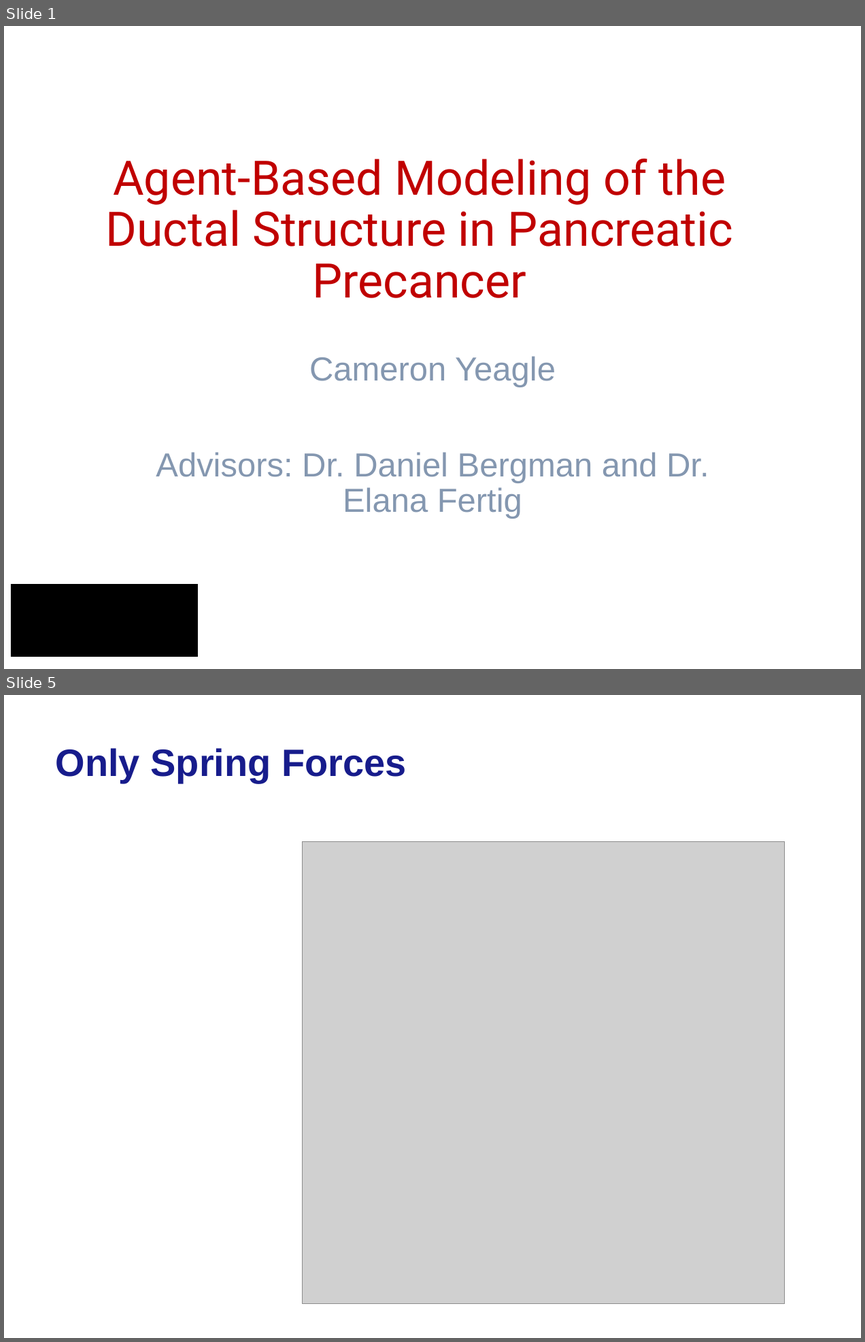
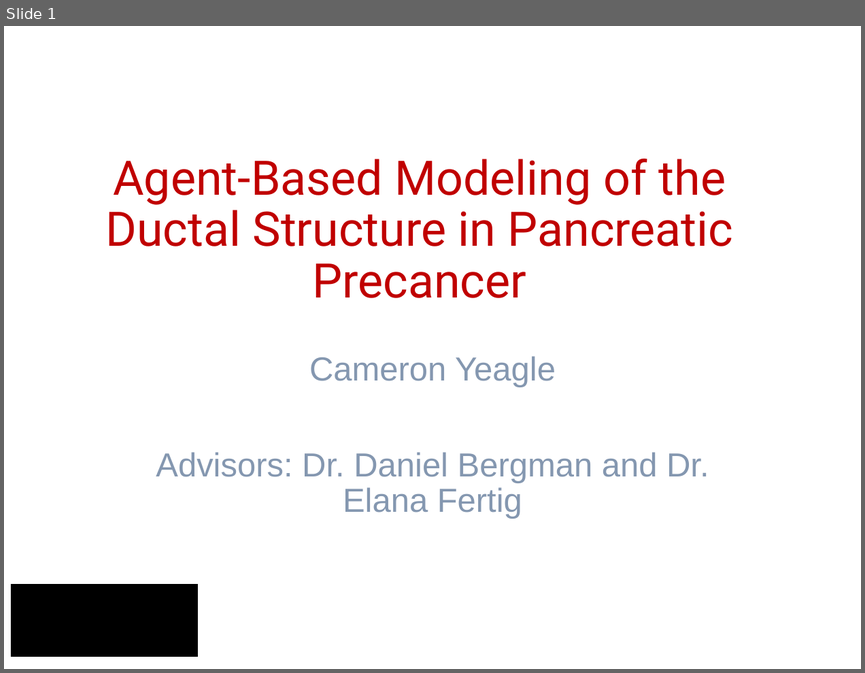
Before and after one commit to yeaglec/Project, a slide deck: Presentation/Project_Update_(8-12).pptx. Shown one above the other, each under a label of ours: slides 1 and 5 before the commit, slide 1 after it; the slides between them are not shown. The pictures are 865x1342 and 865x673 pixels, drawn with LibreOffice and Linux fonts; fonts in the diff are those of the drawing; grey boxes stand for pictures; background and template pictures are left out. Boxes give left, top, right and bottom in pixels: in the first picture for what was removed or moved away, otherwise in the second. Text is boxed around its words. In the diff, an @@ line names an element or a change of style, - is before the commit and + after.

```diff
--- a/Presentation/Project_Update_(8-12).pptx
+++ b/Presentation/Project_Update_(8-12).pptx
@@ slide 5 removed at box(4, 695, 861, 1338), background picture (left out) @@
@@ title removed at box(56, 748, 407, 783) @@
-Only Spring Forces
@@ picture removed at box(302, 841, 785, 1304) @@
```
Also in this commit, not shown: 1 slide changed, 1 slide added, 5 other slides removed, 31 other files.
